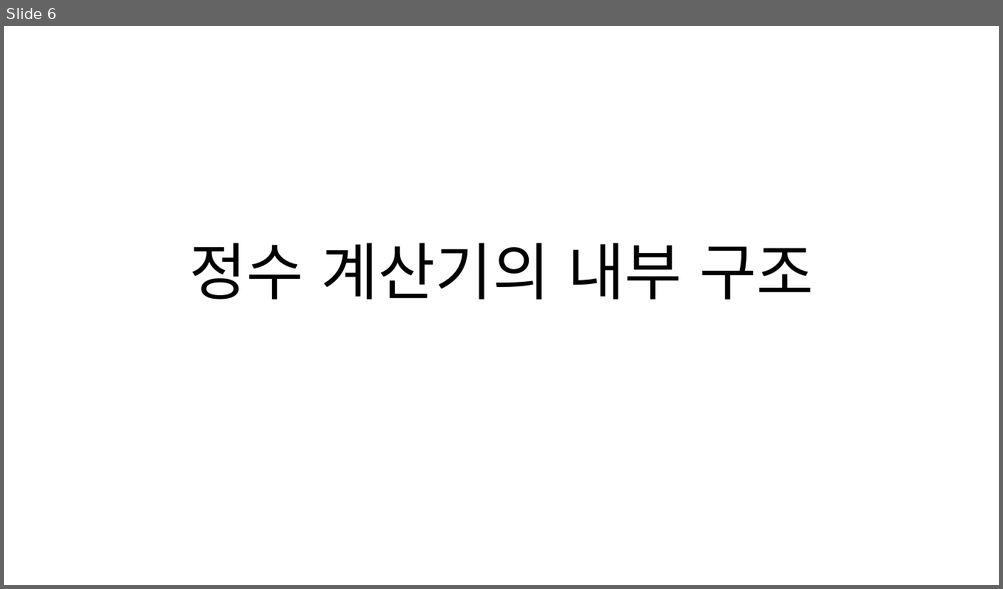
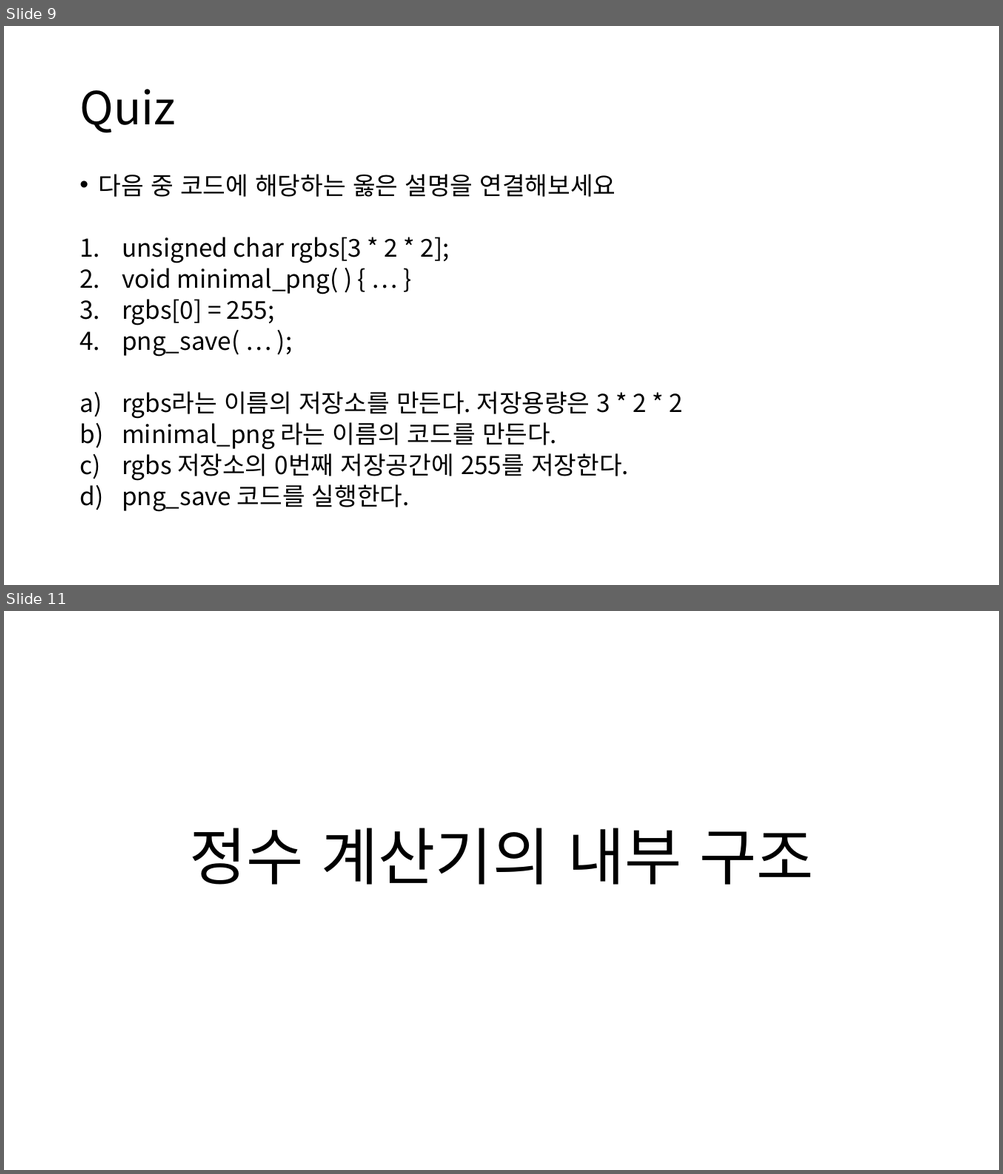
Before and after one commit to chaebkimm/C_ppt, a slide deck: C소개.pptx. Shown one above the other, each under a label of ours: slide 6 before the commit, slides 9 and 11 after it; the slides between them are not shown. The pictures are 1003x589 and 1003x1174 pixels, drawn with LibreOffice and Linux fonts; fonts in the diff are those of the drawing. Boxes give left, top, right and bottom in pixels: in the first picture for what was removed or moved away, otherwise in the second. Text is boxed around its words. In the diff, an @@ line names an element or a change of style, - is before the commit and + after.

```diff
--- a/C소개.pptx
+++ b/C소개.pptx
@@ slide 9 added at [4,26,999,585], background #FFFFFF @@
@@ title added at [79,89,175,133], 44 pt, text #000000 @@
+Quiz
@@ text added at [99,174,683,512], 23.8 pt, text #000000 @@
+• 다음 중 코드에 해당하는 옳은 설명을 연결해보세요
+1. unsigned char rgbs[3 * 2 * 2];
+2. void minimal_png( ) { … }
+3. rgbs[0] = 255;
+4. png_save( … );
+e) rgbs라는 이름의 저장소를 만든다. 저장용량은 3 * 2 * 2
+f) minimal_png 라는 이름의 코드를 만든다.
+g) rgbs 저장소의 0번째 저장공간에 255를 저장한다.
+h) png_save 코드를 실행한다.
@@ what was slide 6 is now slide 11 @@
```
Also in this commit, not shown: 1 slide changed, 6 other slides added, 2 slides removed.
